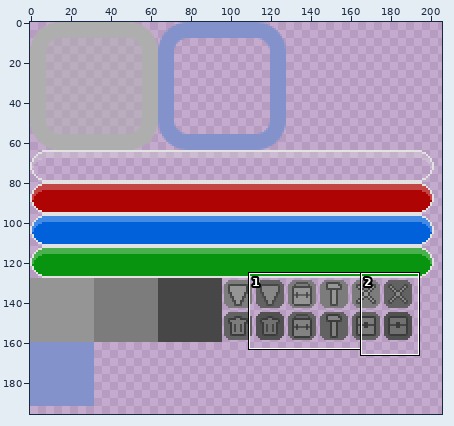
Sprite sheet, stored at Images/UI.png. The first picture is a wide view before the edit; the outline marks the close-up.
Close-up. First the earlier version:
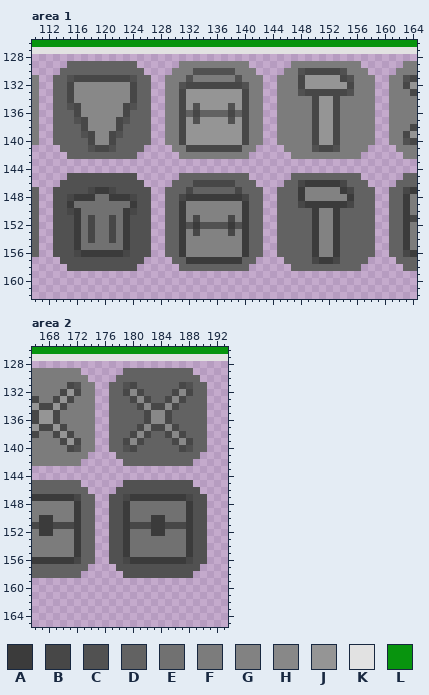
The file is 256x256 pixels. Pixels under 10% opacity are left out. Colours within 5 levels of each other are drawn and written as one. Shown: area 1: x 110..164, y 126..162; area 2: x 166..193, y 126..165. The wide view leaves out empty margins.
Palette (. is transparent): A #3b3b3b  B #474747  C #515151  D #626262  E #717171  F #7c7c7c  G #828282  H #888888  J #959595  K #e2e2e2  L #08940e
Pixels before, area 1, first column x 110:
126 LLLLLLLLLLLLLLLLLLLLLLLLLLLLLLLLLLLLLLLLLLLLLLLLLLLLLLL
127 KKKKKKKKKKKKKKKKKKKKKKKKKKKKKKKKKKKKKKKKKKKKKKKKKKKKKKK
128 .......................................................
129 .....DDDDDDDDDD......FFFFFFFFFF......FFFFFFFFFF......FF
130 ....DDDDDDDDDDDD....FFFCCCCCCFFF....FFCBBBBBCFFF....FFF
131 F..DDCBBBBBBBBCDD..FFFCFFFFFFCFFF..FFFBJJJJJBCFFF..FFCB
132 F..DDBHHHHHHHHBDD..FFCBBBBBBBBCFF..FFFBJJJJJJBFFF..FFBJ
133 F..DDBHHHHHHHHBDD..FFBJJJJJJJJBFF..FFFCBBBBBBCFFF..FFFB
134 F..DDBHHHHHHHHBDD..FFBJJJJJJJJBFF..FFFFFBJJBFFFFF..FFFF
135 F..DDCBHHHHHHBCDD..FFBJCJJJJCJBFF..FFFFFBJJBFFFFF..FFFF
136 F..DDDBHHHHHHBDDD..FFBDBDDDDBDBFF..FFFFFBJJBFFFFF..FFFF
137 F..DDDCBHHHHBCDDD..FFBJCJJJJCJBFF..FFFFFBJJBFFFFF..FFFF
138 F..DDDDBHHHHBDDDD..FFBJJJJJJJJBFF..FFFFFBJJBFFFFF..FFFB
139 F..DDDDCBHHBCDDDD..FFBJJJJJJJJBFF..FFFFFBJJBFFFFF..FFBJ
140 F..DDDDDBHHBDDDDD..FFBJJJJJJJJBFF..FFFFFBJJBFFFFF..FFCB
141 ....DDDDCBBCDDDD....FFBBBBBBBBFF....FFFFCBBCFFFF....FFF
142 .....DDDDDDDDDD......FFFFFFFFFF......FFFFFFFFFF......FF
143 .......................................................
144 .......................................................
145 .....CCCCCCCCCC......DDDDDDDDDD......DDDDDDDDDD......DD
146 ....CCCCCCCCCCCC....DDDBBBBBBDDD....DDBAAAAABDDD....DDD
147 D..CCCCCBAABCCCCC..DDDBDDDDDDBDDD..DDDAGGGGGABDDD..DDBA
148 D..CCBAAAEEAAABCC..DDBAAAAAAAABDD..DDDAGGGGGGADDD..DDAF
149 D..CCAEEEEEEEEACC..DDAGGGGGGGGADD..DDDBAAAAAABDDD..DDAF
150 D..CCBAEEEEEEABCC..DDAGGGGGGGGADD..DDDDDAGGADDDDD..DDAF
151 D..CCCAEBEEBEACCC..DDAGBGGGGBGADD..DDDDDAGGADDDDD..DDAB
152 D..CCCAEBEEBEACCC..DDACACCCCACADD..DDDDDAGGADDDDD..DDAF
153 D..CCCAEBEEBEACCC..DDAGBGGGGBGADD..DDDDDAGGADDDDD..DDAF
154 D..CCCAEBEEBEACCC..DDAGGGGGGGGADD..DDDDDAGGADDDDD..DDAF
155 D..CCCAEEEEEEACCC..DDAGGGGGGGGADD..DDDDDAGGADDDDD..DDAF
156 D..CCCBAAAAAABCCC..DDAGGGGGGGGADD..DDDDDAGGADDDDD..DDBA
157 ....CCCCCCCCCCCC....DDAAAAAAAADD....DDDDBAABDDDD....DDD
158 .....CCCCCCCCCC......DDDDDDDDDD......DDDDDDDDDD......DD
Pixels before, area 2, first column x 166:
126 LLLLLLLLLLLLLLLLLLLLLLLLLLLL
127 KKKKKKKKKKKKKKKKKKKKKKKKKKKK
128 ............................
129 FFFFFFF......DDDDDDDDDD.....
130 FFFFFFFF....DDDDDDDDDDDD....
131 FFFFFBCFF..DDCBDDDDDDBCDD...
132 FFFFBJBFF..DDBHBDDDDBHBDD...
133 BFFBJBFFF..DDDBHBDDBHBDDD...
134 JBBJBFFFF..DDDDBHBBHBDDDD...
135 BJJBFFFFF..DDDDDBHHBDDDDD...
136 BJJBFFFFF..DDDDDBHHBDDDDD...
137 JBBJBFFFF..DDDDBHBBHBDDDD...
138 BFFBJBFFF..DDDBHBDDBHBDDD...
139 FFFFBJBFF..DDBHBDDDDBHBDD...
140 FFFFFBCFF..DDCBDDDDDDBCDD...
141 FFFFFFFF....DDDDDDDDDDDD....
142 FFFFFFF......DDDDDDDDDD.....
143 ............................
144 ............................
145 DDDDDDD......CCCCCCCCCC.....
146 DDDDDDDD....CCCCCCCCCCCC....
147 AAAAAABDD..CCBAAAAAAAABCC...
148 FFFFFFADD..CCAEEEEEEEEACC...
149 FFFFFFADD..CCAEEEEEEEEACC...
150 FAAFFFADD..CCAEEEAAEEEACC...
151 BAABBBADD..CCABBBAABBBACC...
152 FAAFFFADD..CCAEEEAAEEEACC...
153 FFFFFFADD..CCAEEEEEEEEACC...
154 FFFFFFADD..CCAEEEEEEEEACC...
155 FFFFFFADD..CCAEEEEEEEEACC...
156 AAAAAABDD..CCBAAAAAAAABCC...
157 DDDDDDDD....CCCCCCCCCCCC....
158 DDDDDDD......CCCCCCCCCC.....
After:
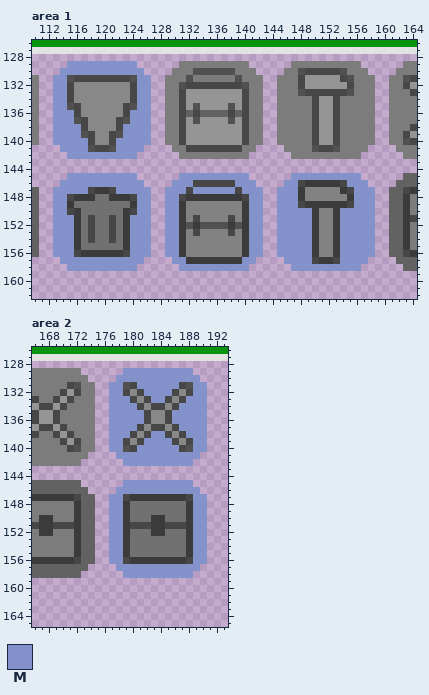
Colours new in this view: M #8392cb
Change:
Changed rows in their new state; - is an unchanged pixel.
Area 1:
first column x 113:
129 --MMMMMMMMMM----------------------------------
130 -MMMMMMMMMMMM---------------------------------
131 MM----------MM--------------------------------
132 MM----------MM--------------------------------
133 MM----------MM--------------------------------
134 MM----------MM--------------------------------
135 MM----------MM--------------------------------
136 MMM--------MMM--------------------------------
137 MMM--------MMM--------------------------------
138 MMMM------MMMM--------------------------------
139 MMMM------MMMM--------------------------------
140 MMMMM----MMMMM--------------------------------
141 -MMMM----MMMM---------------------------------
142 --MMMMMMMMMM----------------------------------
145 --MMMMMMMMMM------MMMMMMMMMM------MMMMMMMMMM--
146 -MMMMMMMMMMMM----MMM------MMM----MM-------MMM-
147 MMMMM----MMMMM--MMM-MMMMMM-MMM--MMM--------MMM
148 MM----------MM--MM----------MM--MMM--------MMM
149 MM----------MM--MM----------MM--MMM--------MMM
150 MM----------MM--MM----------MM--MMMMM----MMMMM
151 MMM--------MMM--MM----------MM--MMMMM----MMMMM
152 MMM--------MMM--MM----------MM--MMMMM----MMMMM
153 MMM--------MMM--MM----------MM--MMMMM----MMMMM
154 MMM--------MMM--MM----------MM--MMMMM----MMMMM
155 MMM--------MMM--MM----------MM--MMMMM----MMMMM
156 MMM--------MMM--MM----------MM--MMMMM----MMMMM
157 -MMMMMMMMMMMM----MM--------MM----MMMM----MMMM-
158 --MMMMMMMMMM------MMMMMMMMMM------MMMMMMMMMM--
Area 2:
first column x 177:
129 --MMMMMMMMMM--
130 -MMMMMMMMMMMM-
131 MM--MMMMMM--MM
132 MM---MMMM---MM
133 MMM---MM---MMM
134 MMMM------MMMM
135 MMMMM----MMMMM
136 MMMMM----MMMMM
137 MMMM------MMMM
138 MMM---MM---MMM
139 MM---MMMM---MM
140 MM--MMMMMM--MM
141 -MMMMMMMMMMMM-
142 --MMMMMMMMMM--
145 --MMMMMMMMMM--
146 -MMMMMMMMMMMM-
147 MM----------MM
148 MM----------MM
149 MM----------MM
150 MM----------MM
151 MM----------MM
152 MM----------MM
153 MM----------MM
154 MM----------MM
155 MM----------MM
156 MM----------MM
157 -MMMMMMMMMMMM-
158 --MMMMMMMMMM--
Pixel boxes of the changes (left, top, right, bottom) in both close-ups:
changed: (53, 61, 375, 271)
changed: (109, 368, 207, 578)
